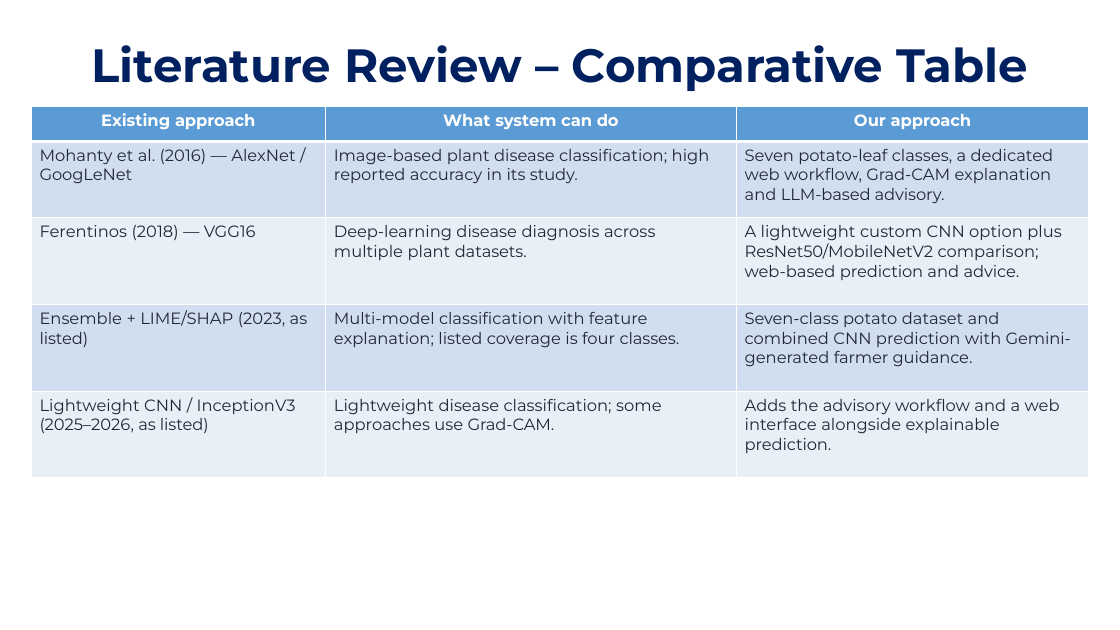
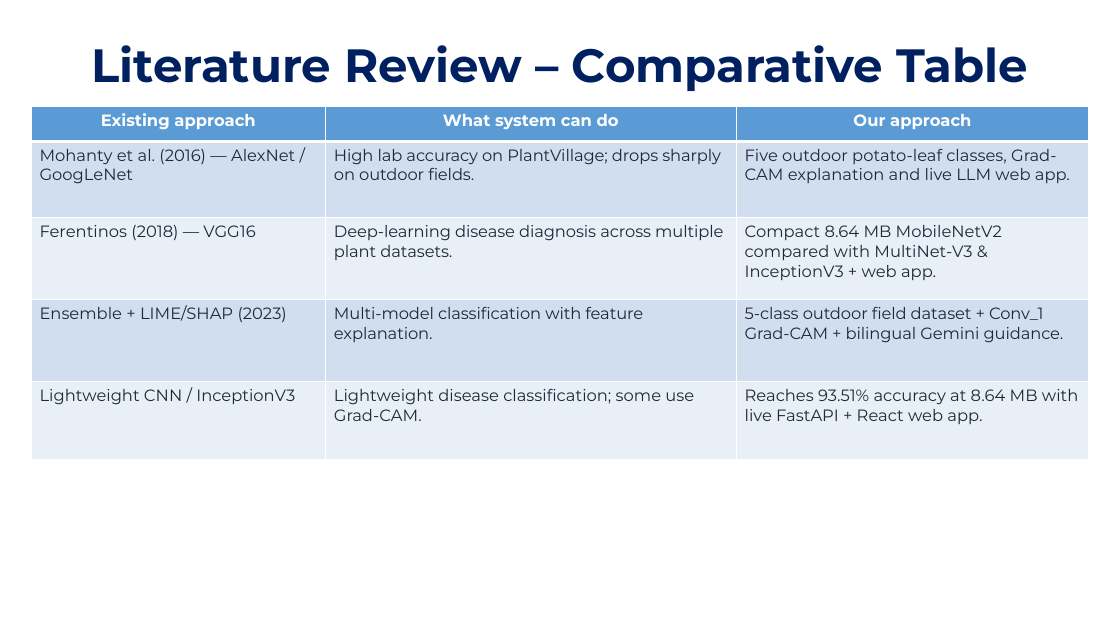
Before and after one commit to mamunonweb/capstone, a slide deck: slide 9 of 01/presentation/Potato_Leaf_Disease_Defense_Slides.pptx. Drawn at 1120x630 pixels with LibreOffice and Linux fonts; fonts in the diff are those of the drawing. Boxes give left, top, right and bottom in pixels: in the first picture for what was removed or moved away, otherwise in the second. Text is boxed around its words. In the diff, an @@ line names an element or a change of style, - is before the commit and + after.

Commit message:
Align 01 report and slides with verified 3-model GPU results (MobileNetV2, MultiNet-V3, InceptionV3)

```diff
--- a/01/presentation/Potato_Leaf_Disease_Defense_Slides.pptx
+++ b/01/presentation/Potato_Leaf_Disease_Defense_Slides.pptx
@@ table at (x1=31, y1=107, x2=1089, y2=469) @@
-row 2, column 2: Image-based plant disease classification; high reported accuracy in its study.
+row 2, column 2: High lab accuracy on PlantVillage; drops sharply on outdoor fields.
-row 2, column 3: Seven potato-leaf classes, a dedicated web workflow, Grad-CAM explanation and LLM-based advisory.
+row 2, column 3: Five outdoor potato-leaf classes, Grad-CAM explanation and live LLM web app.
-row 3, column 3: A lightweight custom CNN option plus ResNet50/MobileNetV2 comparison; web-based prediction and advice.
+row 3, column 3: Compact 8.64 MB MobileNetV2 compared with MultiNet-V3 & InceptionV3 + web app.
-row 4: Ensemble + LIME/SHAP (2023, as listed) | Multi-model classification with feature explanation; listed coverage is four classes. | Seven-class potato dataset and combined CNN prediction with Gemini-generated farmer guidance.
+row 4: Ensemble + LIME/SHAP (2023) | Multi-model classification with feature explanation. | 5-class outdoor field dataset + Conv_1 Grad-CAM + bilingual Gemini guidance.
-row 5: Lightweight CNN / InceptionV3 (2025–2026, as listed) | Lightweight disease classification; some approaches use Grad-CAM. | Adds the advisory workflow and a web interface alongside explainable prediction.
+row 5: Lightweight CNN / InceptionV3 | Lightweight disease classification; some use Grad-CAM. | Reaches 93.51% accuracy at 8.64 MB with live FastAPI + React web app.
@@ letter spacing -0.1 to 0 pt in "approach", "approach", "GoogLeNet", "VGG16" @@
@@ letter spacing -0.3 to 0 pt in "do" @@
@@ letter spacing 0 to -0.1 pt in "Deep-learning disease diagnosis across multiple plant" @@
```
Also in this commit, not shown: 28 other slides changed, 1 slide added, 2 slides removed, 25 other files.
